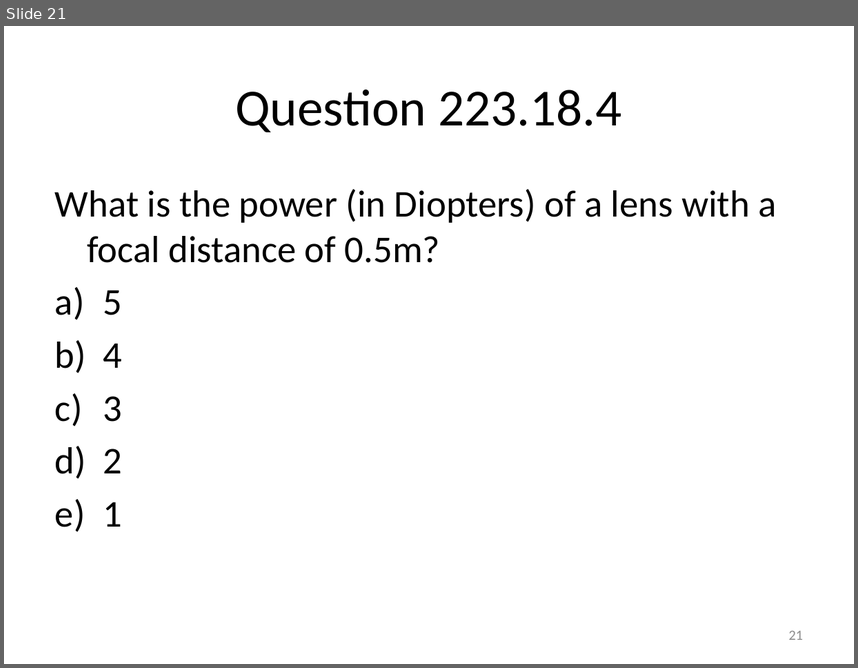
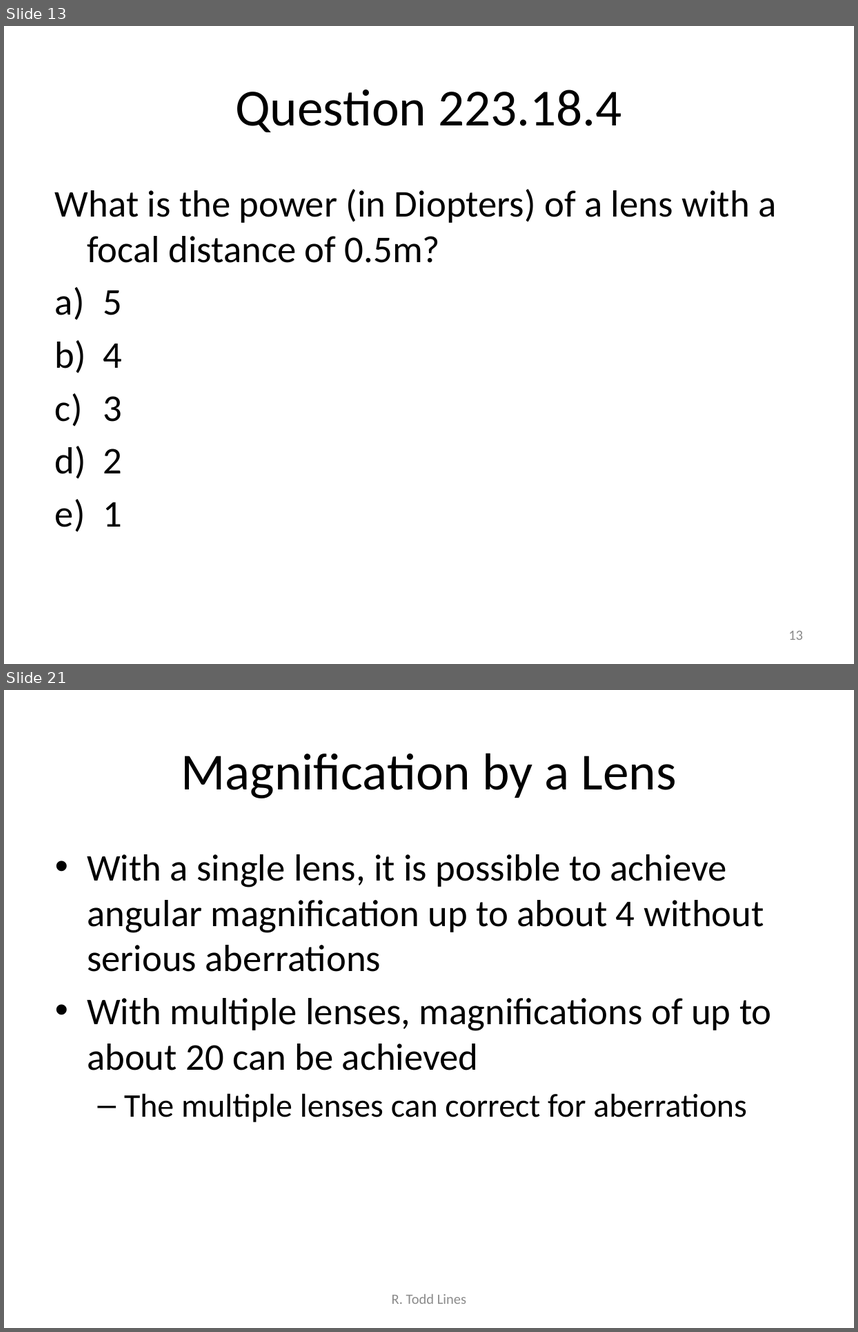
Before and after one commit to rtlines/Introductory-Physics-II, a slide deck: Lecture_Slides/PH 123 Lecture 18.pptx. Shown one above the other, each under a label of ours: slide 21 before the commit, slides 13 and 21 after it; the slides between them are not shown. The pictures are 858x668 and 858x1332 pixels, drawn with LibreOffice and Linux fonts; fonts in the diff are those of the drawing. Boxes give left, top, right and bottom in pixels: in the first picture for what was removed or moved away, otherwise in the second. Text is boxed around its words. In the diff, an @@ line names an element or a change of style, - is before the commit and + after.

```diff
--- a/Lecture_Slides/PH 123 Lecture 18.pptx
+++ b/Lecture_Slides/PH 123 Lecture 18.pptx
@@ slide 21 added at bbox=[4, 690, 854, 1328], background #FFFFFF @@
@@ title added at bbox=[181, 753, 677, 798], 44 pt, text #000000 @@
+Magnification by a Lens
@@ text added at bbox=[87, 854, 772, 1122], 32 pt, text #000000 @@
+• With a single lens, it is possible to achieve angular magnification up to about 4 without serious aberrations
+• With multiple lenses, magnifications of up to about 20 can be achieved
+  – The multiple lenses can correct for aberrations
@@ text added at bbox=[392, 1294, 466, 1303], 12 pt, text #8C8C8C @@
+R. Todd Lines
@@ what was slide 21 is now slide 13 @@
@@ page number at bbox=[789, 630, 803, 639]: text changed @@
-21
+13
```
Also in this commit, not shown: 10 other slides added, 10 other files.
